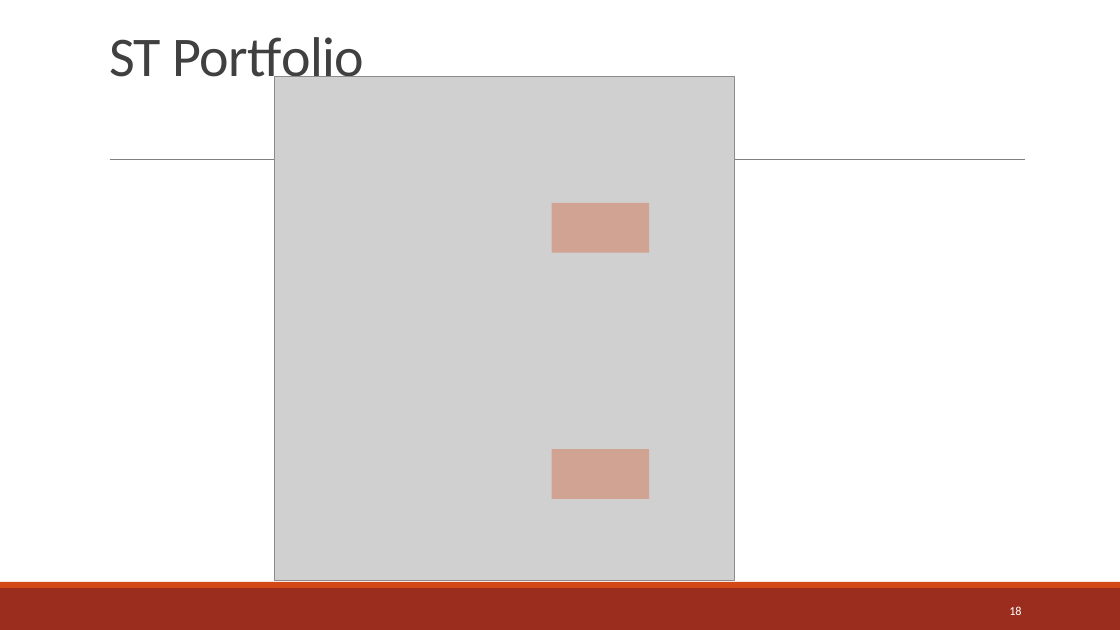
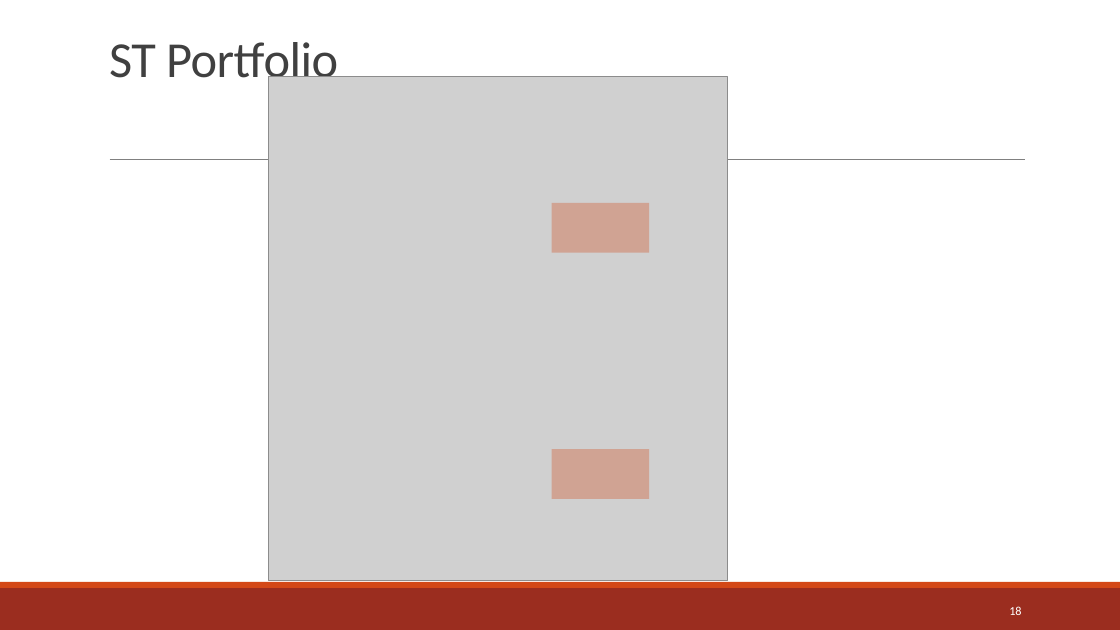
Before and after one commit to jreyesa0901/master_thesis, a slide deck: slide 18 of Resources/MA Proposal Reyes v2.pptx. Drawn at 1120x630 pixels with LibreOffice and Linux fonts; fonts in the diff are those of the drawing; grey boxes stand for pictures. Boxes give left, top, right and bottom in pixels: in the first picture for what was removed or moved away, otherwise in the second. Text is boxed around its words. In the diff, an @@ line names an element or a change of style, - is before the commit and + after.

```diff
--- a/Resources/MA Proposal Reyes v2.pptx
+++ b/Resources/MA Proposal Reyes v2.pptx
@@ title "ST Portfolio" at (109, 42, 338, 89): size 48 to 43.2 pt @@
@@ picture: place and size @@
-picture at (275, 76, 734, 581)
+picture at (269, 76, 728, 581)
```
Also in this commit, not shown: 11 other slides changed, 1 slide added, 1 slide removed, 14 other files.
